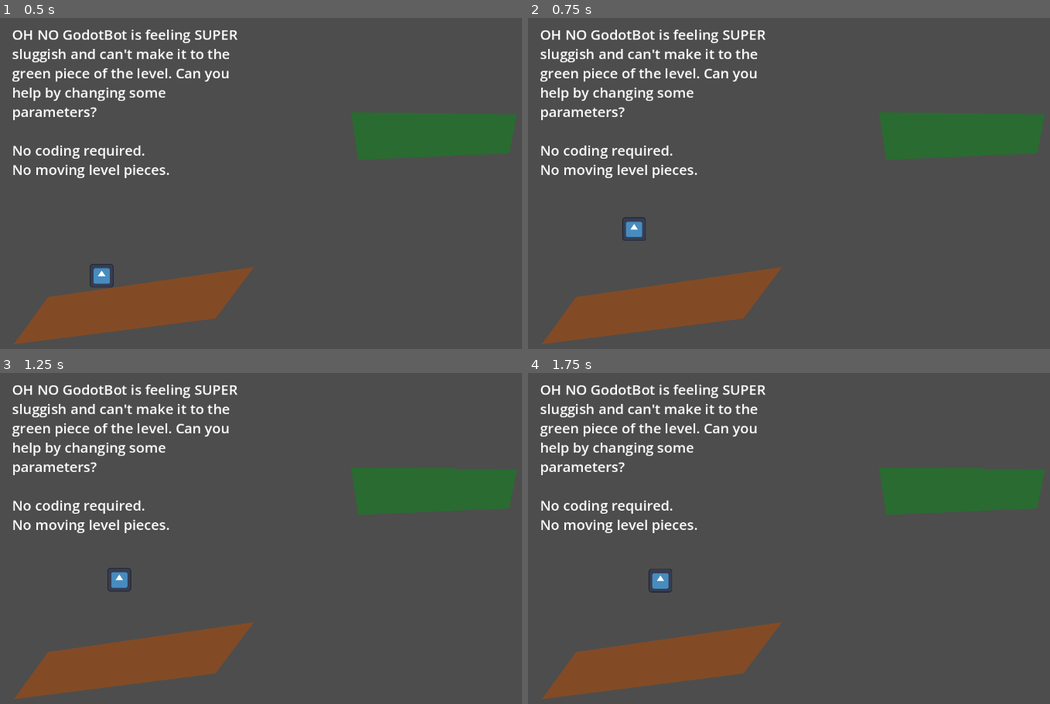
Above: before the commit, frames 1-4 (two rows, left to right).
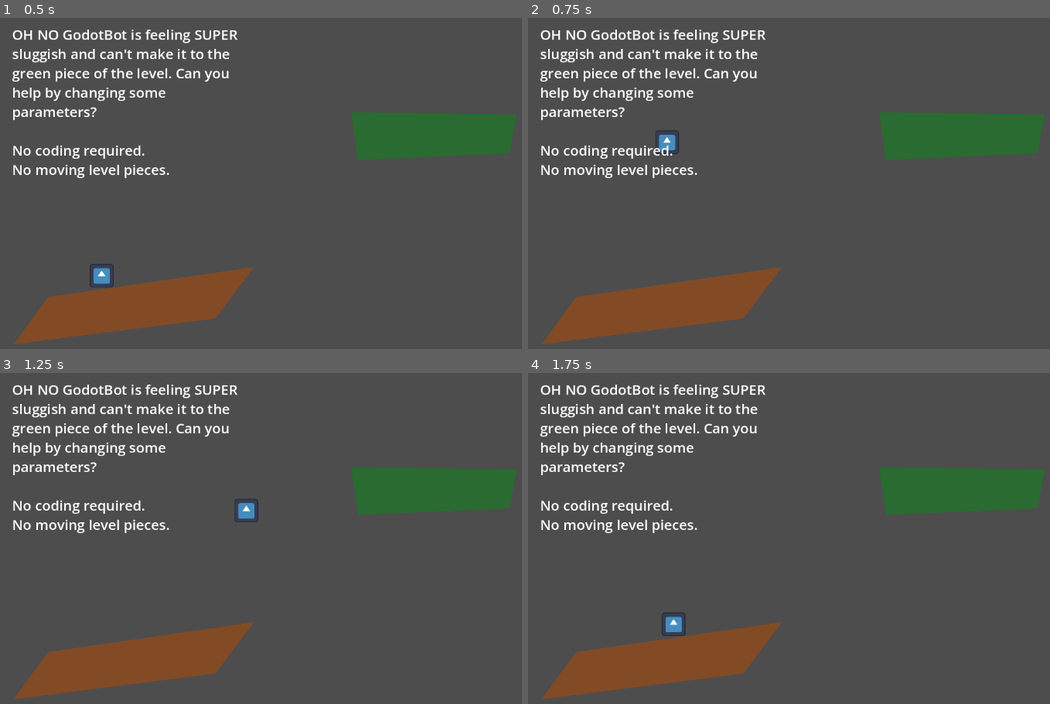
Above: after the commit, the same moments.

Repository: opheliasviolets/SmoothMoves
Game: Godot game, scene res://hw_problem_1.tscn
Two runs of this game, one before a commit and one after it. Both use one fixed random seed, a clock stepped at 60 frames per second and the inputs below. This scene is started directly instead of the project's main scene. The engine's default icon, where the game draws it, is replaced by a stand-in: a white triangle on a blue panel in a dark square.
Inputs:
- Up to frame 1 (0.5 s): no input
- Up to frame 2 (0.75 s): tap Enter at 0.5 s; hold D (move_right) from 0.53 s (still down); tap Space (jump) at 0.6 s
- Up to frame 3 (1.25 s): keep holding D (move_right); tap Space (jump) at 0.77, 1.07 s
- Up to frame 4 (1.75 s): keep holding D (move_right); tap Space (jump) at 1.35, 1.52 s

Frame 1 is identical in both runs. In frame 2, 0.4% of the frame differs, in the area x 18-29%, y 33-68%; in frame 3, 0.4%, in the area x 20-50%, y 38-67%; in frame 4, 0.4%.

Commit message:
finished hw!

Diff:
--- a/HW9-SmoothMoves-main/hw_problem_1.tscn
+++ b/HW9-SmoothMoves-main/hw_problem_1.tscn
@@ -13,12 +13,13 @@
 
 [node name="CharacterBody2D" type="CharacterBody2D" parent="."]
 position = Vector2(204, 286)
+up_direction = Vector2(2.08165e-14, -1)
 floor_snap_length = 8.1
 script = ExtResource("2_ioys3")
-jump_height = 1000.0
-movement_speed = 10.0
+jump_height = 2200.0
+movement_speed = 100.0
 horizontal_air_coefficient = 0.5
-speed_limit = 50.0
+speed_limit = 400.0
 friction = 0.2
 
 [node name="Icon" type="Sprite2D" parent="CharacterBody2D"]
--- a/HW9-SmoothMoves-main/hw_problem_2.tscn
+++ b/HW9-SmoothMoves-main/hw_problem_2.tscn
@@ -16,8 +16,8 @@
 floor_snap_length = 8.1
 script = ExtResource("1_bnc3r")
 jump_height = 2000.0
-movement_speed = 100.0
-horizontal_air_coefficient = 0.3
+movement_speed = 200.0
+horizontal_air_coefficient = 0.5
 speed_limit = 400.0
 friction = 0.2
 
--- a/HW9-SmoothMoves-main/hw_problem_3.tscn
+++ b/HW9-SmoothMoves-main/hw_problem_3.tscn
@@ -11,7 +11,6 @@
 
 [node name="CharacterBody2D" type="CharacterBody2D" parent="."]
 position = Vector2(424, 368)
-motion_mode = 1
 script = ExtResource("1_2s0kq")
 jump_height = 1400.0
 movement_speed = 100.0
Not shown, added: .DS_Store
